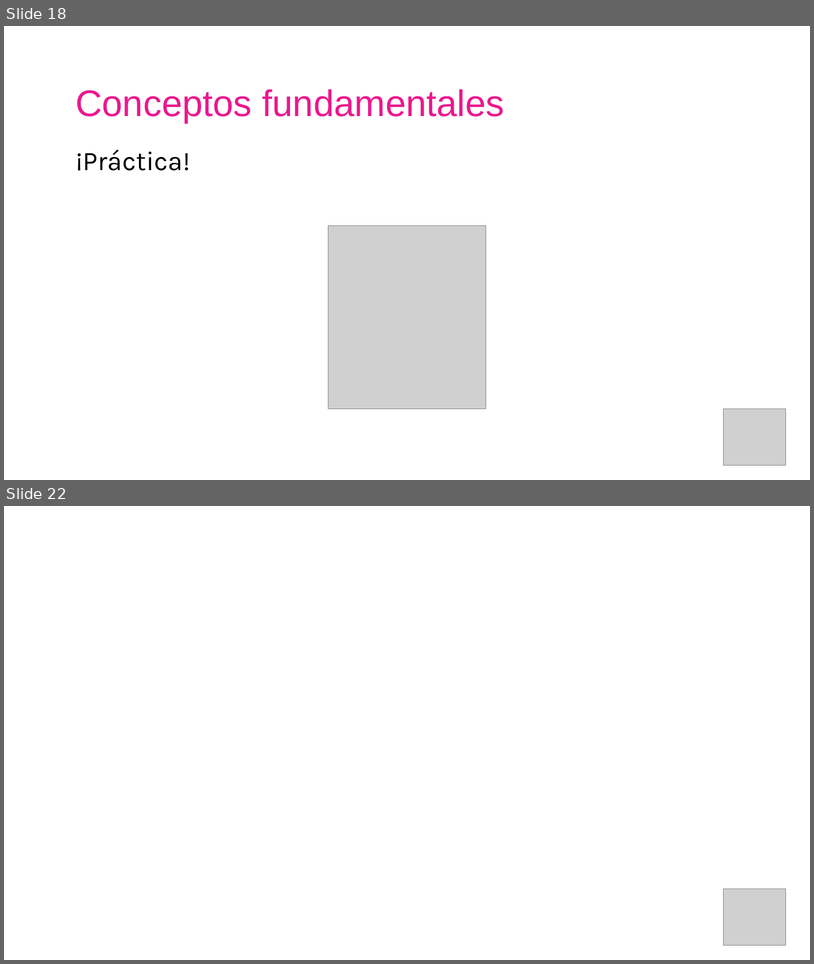
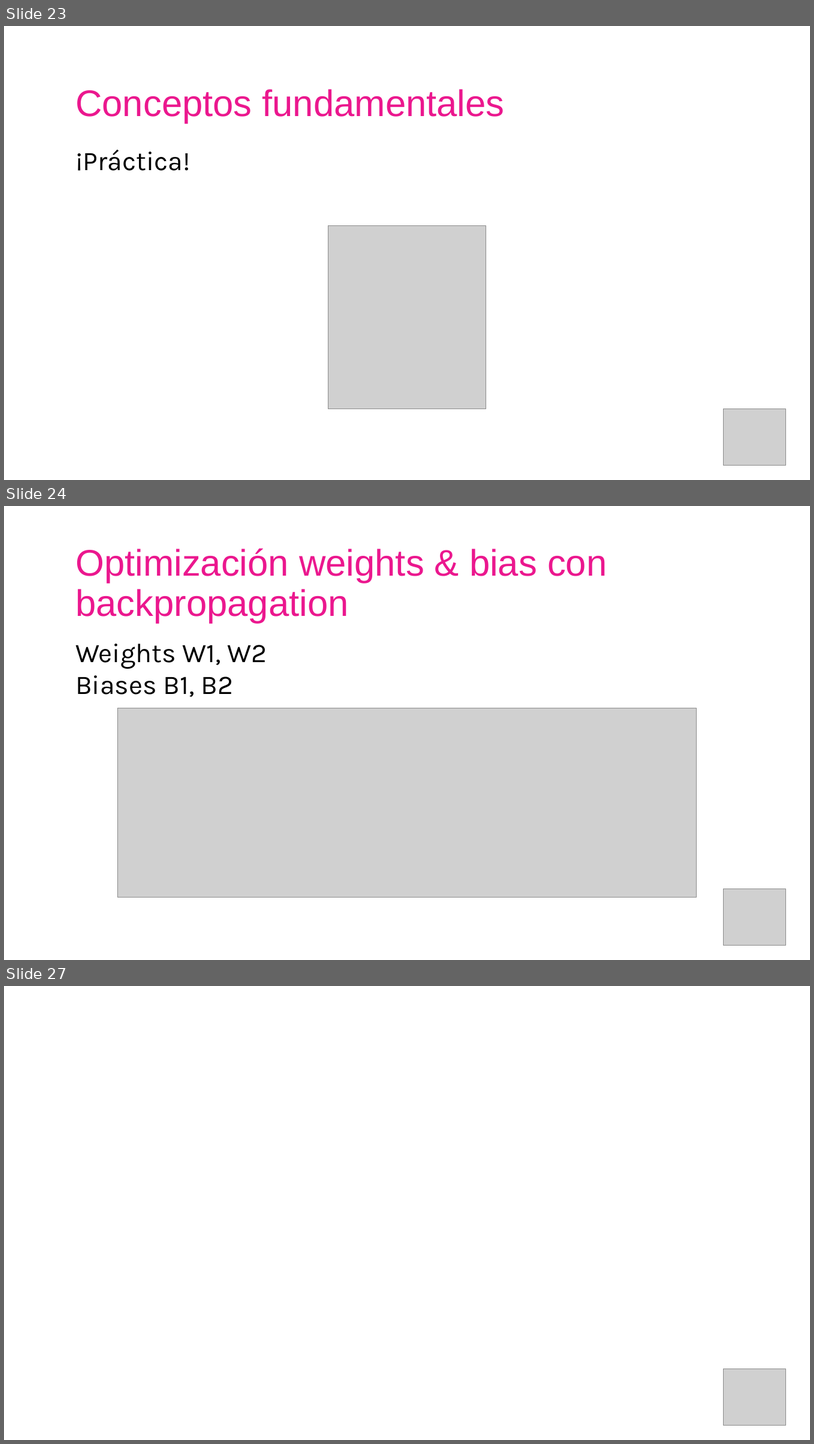
Before and after one commit to AISC-Madrid/workshop-materials, a slide deck: Neural Networks/Slides.pptx. Shown one above the other, each under a label of ours: slides 18 and 22 before the commit, slides 23, 24 and 27 after it; the slides between them are not shown. The pictures are 814x964 and 814x1444 pixels, drawn with LibreOffice and Linux fonts; fonts in the diff are those of the drawing; grey boxes stand for pictures. Boxes give left, top, right and bottom in pixels: in the first picture for what was removed or moved away, otherwise in the second. Text is boxed around its words. In the diff, an @@ line names an element or a change of style, - is before the commit and + after.

```diff
--- a/Neural Networks/Slides.pptx
+++ b/Neural Networks/Slides.pptx
@@ slide 24 added at box(4, 506, 810, 960), background #FFFFFF @@
@@ text added at box(75, 548, 607, 623), 44 pt, text #EB178E @@
+Optimización weights & bias con backpropagation
@@ text added at box(75, 643, 267, 697), 32 pt, text #000000 @@
+Weights W1, W2
+Biases B1, B2
@@ picture added at box(118, 708, 696, 897) @@
@@ picture added at box(724, 889, 786, 945) @@
@@ what was slide 18 is now slide 23 @@
@@ what was slide 22 is now slide 27 @@
```
Also in this commit, not shown: 6 slides changed, 7 other slides added, 3 slides removed, 9 other files.
